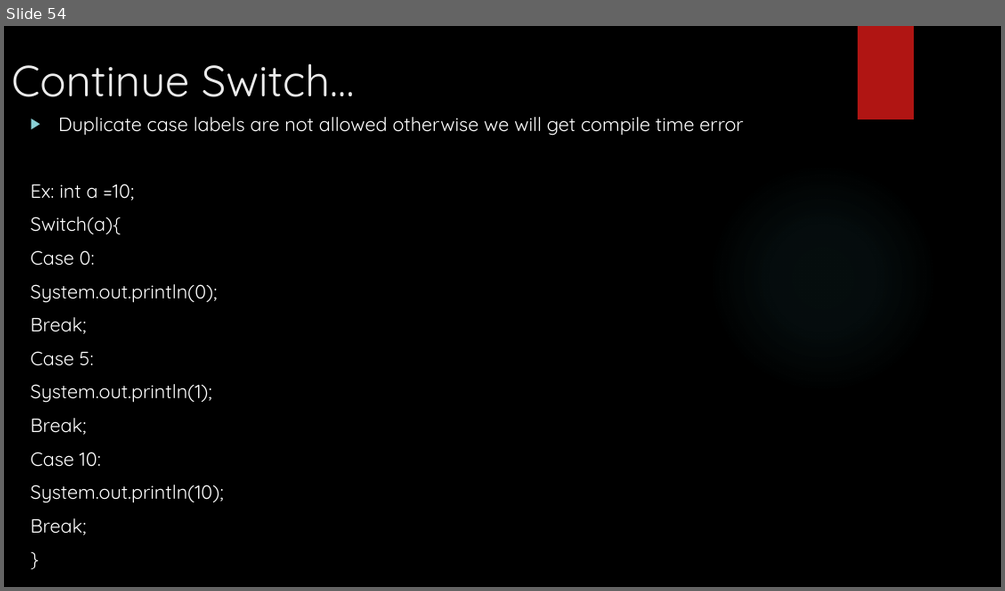
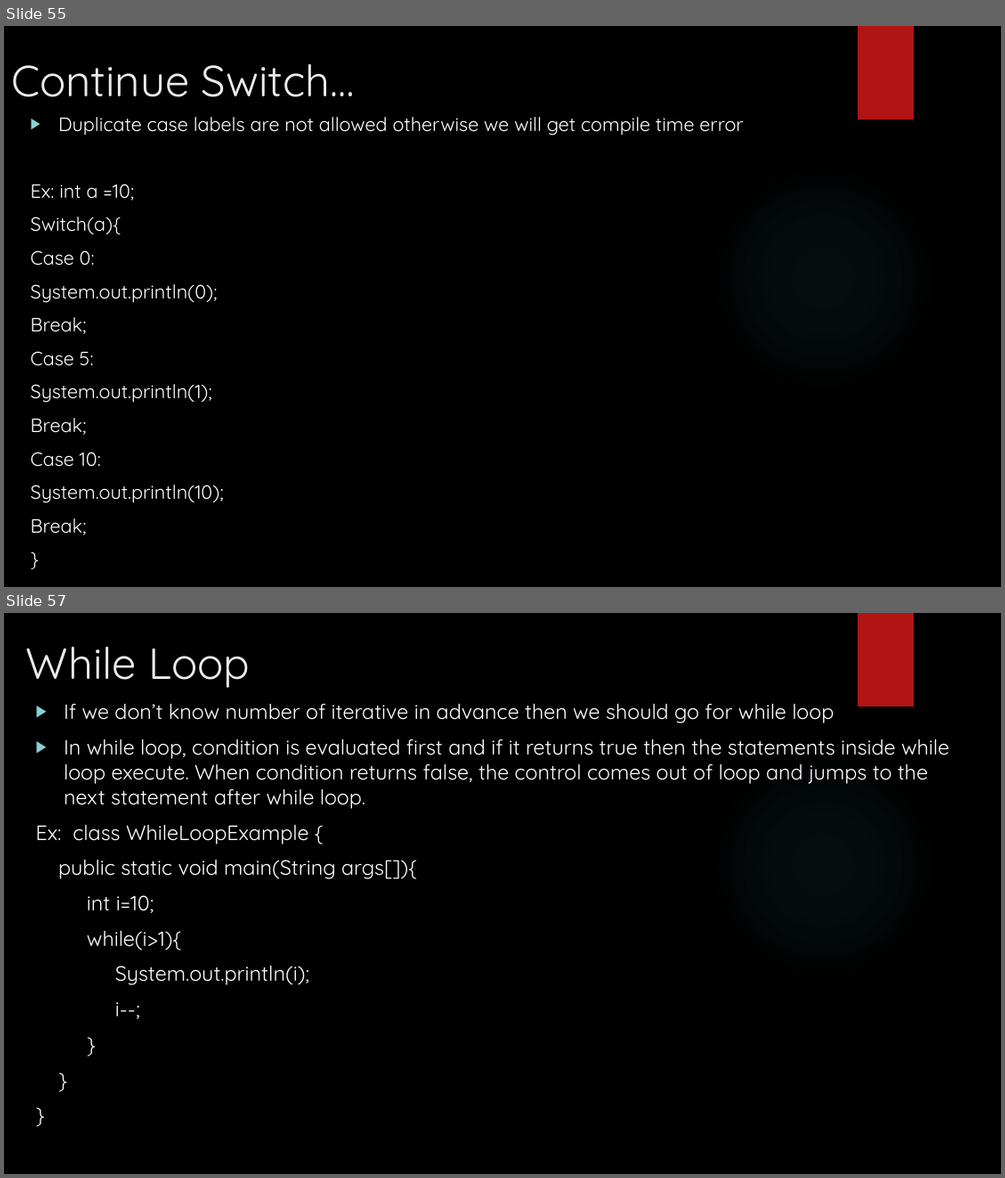
Before and after one commit to Vishalkr1091/JavaTrainingMaterial, a slide deck: Java Training - Sessions.pptx. Shown one above the other, each under a label of ours: slide 54 before the commit, slides 55 and 57 after it; the slides between them are not shown. The pictures are 1005x591 and 1005x1178 pixels, drawn with LibreOffice and Linux fonts; fonts in the diff are those of the drawing; background and template pictures are left out. Boxes give left, top, right and bottom in pixels: in the first picture for what was removed or moved away, otherwise in the second. Text is boxed around its words. In the diff, an @@ line names an element or a change of style, - is before the commit and + after.

```diff
--- a/Java Training - Sessions.pptx
+++ b/Java Training - Sessions.pptx
@@ slide 57 added at [4, 613, 1001, 1174], background picture (left out); not listed: 2 template elements that a slide beside it also shows @@
@@ title added at [26, 646, 250, 688], 42 pt, text #EBEBEB @@
+While Loop
@@ text added at [36, 703, 949, 1019], 20 pt, text #FFFFFF @@
+▶ If we don’t know number of iterative in advance then we should go for while loop
+▶ In while loop, condition is evaluated first and if it returns true then the statements inside while loop execute. When condition returns false, the control comes out of loop and jumps to the next statement after while loop.
+Ex: class WhileLoopExample {
+public static void main(String args[]){
+int i=10;
+while(i>1){
+System.out.println(i);
+i--;
+}
+}
+}
@@ what was slide 54 is now slide 55 @@
```
Also in this commit, not shown: 30 other slides added.
